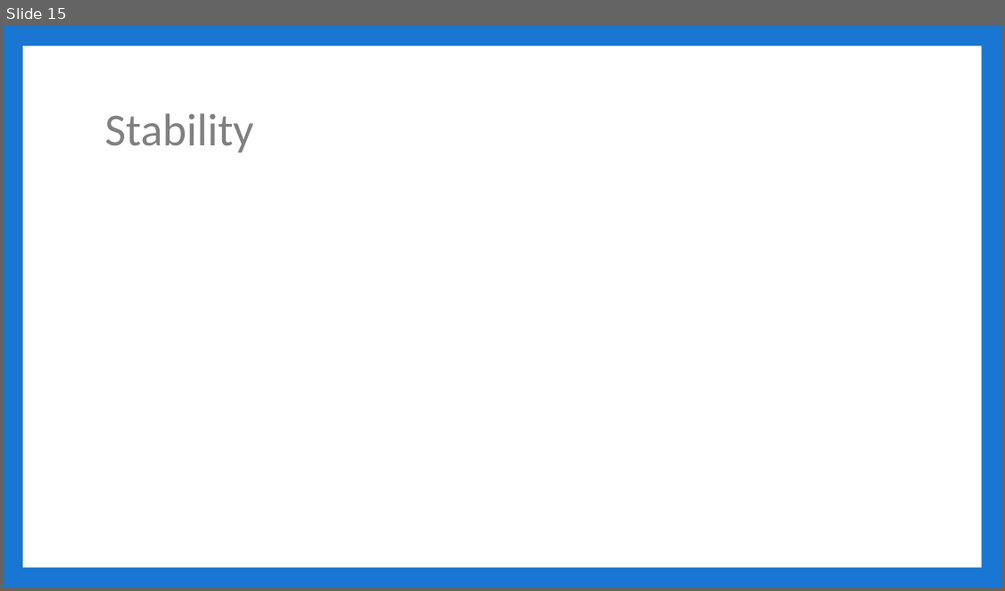
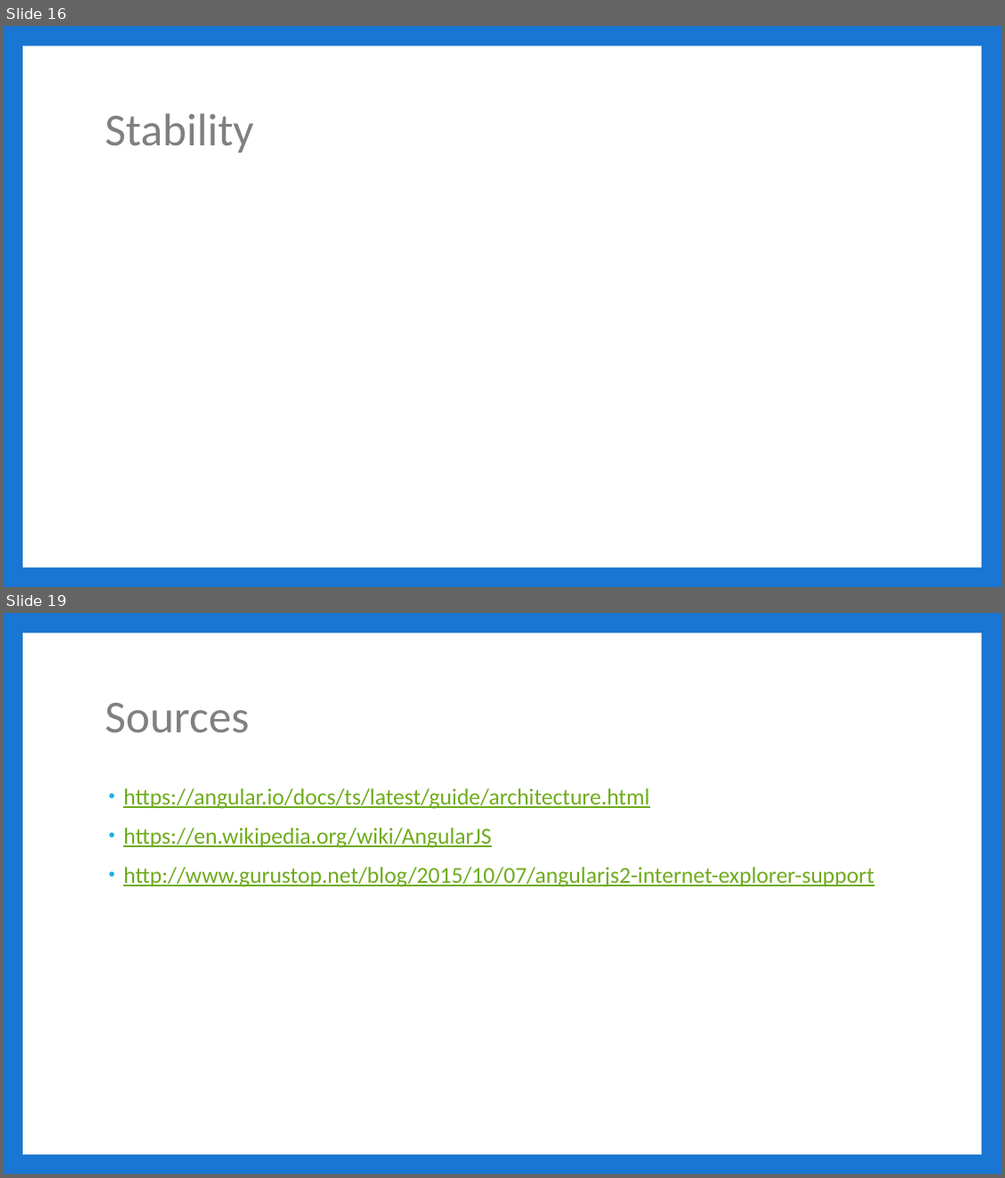
Before and after one commit to jbicks/angular2-demo, a slide deck: Angular2.pptx. Shown one above the other, each under a label of ours: slide 15 before the commit, slides 16 and 19 after it; the slides between them are not shown. The pictures are 1005x591 and 1005x1178 pixels, drawn with LibreOffice and Linux fonts; fonts in the diff are those of the drawing. Boxes give left, top, right and bottom in pixels: in the first picture for what was removed or moved away, otherwise in the second. Text is boxed around its words. In the diff, an @@ line names an element or a change of style, - is before the commit and + after.

```diff
--- a/Angular2.pptx
+++ b/Angular2.pptx
@@ slide 19 added at (4,613,1001,1174), background #1976D2; not listed: 1 template element that a slide beside it also shows @@
@@ title added at (105,703,249,733), 44 pt, text #808080 @@
+Sources
@@ text added at (123,788,874,887), 22 pt, text #6EAC1C, underline @@
+• https://angular.io/docs/ts/latest/guide/architecture.html
+• https://en.wikipedia.org/wiki/AngularJS
+• http://www.gurustop.net/blog/2015/10/07/angularjs2-internet-explorer-support
@@ what was slide 15 is now slide 16 @@
```
Also in this commit, not shown: 4 slides changed, 7 other slides added, 7 slides removed, 5 other files.
